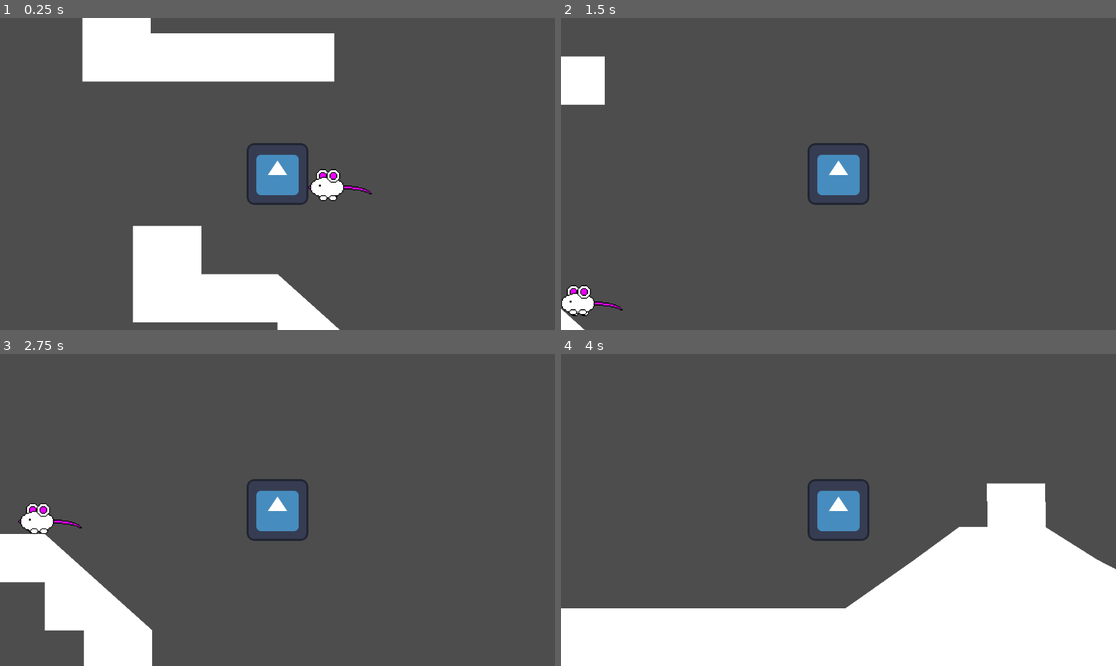
Above: before the commit, frames 1-4 (two rows, left to right).
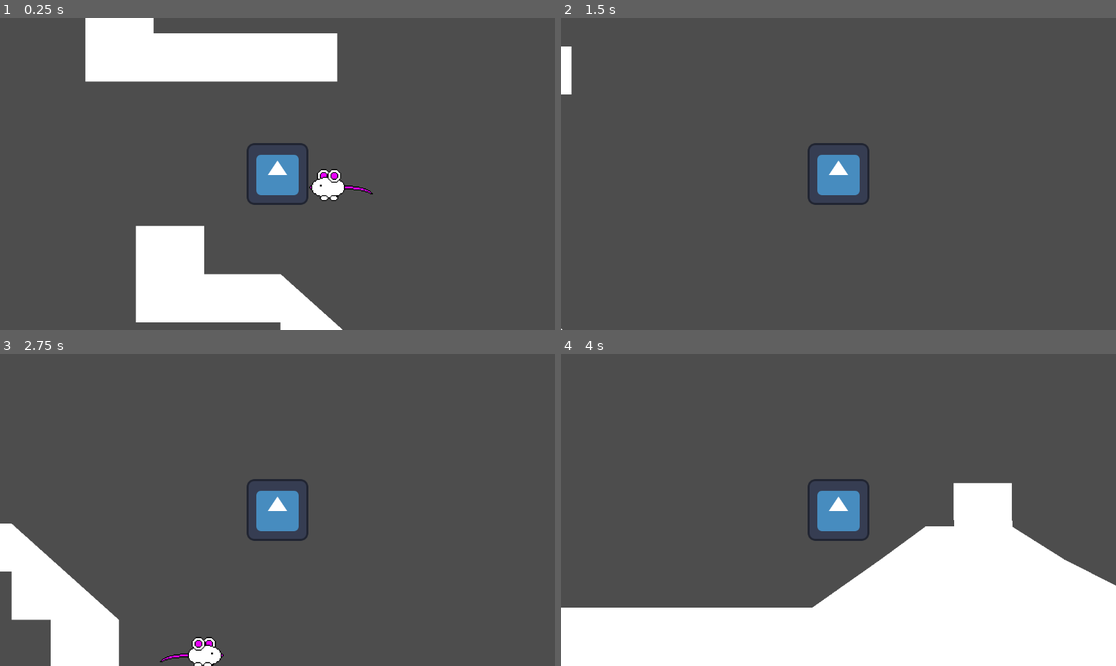
Above: after the commit, the same moments.

Repository: 2024-25-Allen-ISD-Computer-Science/2nd-period-isp-stuff-man
Game: Godot game, scene res://test.tscn
Two runs of this game, one before a commit and one after it. Both use one fixed random seed, a clock stepped at 60 frames per second and the inputs below. The engine's default icon, where the game draws it, is replaced by a stand-in: a white triangle on a blue panel in a dark square.
Inputs:
- Up to frame 1 (0.25 s): no input
- Up to frame 2 (1.5 s): hold Right (ui_right) from 0.53 s (still down); tap Up (ui_up) at 0.77 s
- Up to frame 3 (2.75 s): tap Up (ui_up) at 1.52 s; tap Enter at 2 s; release Right (ui_right) at 2.03 s; hold Left (ui_left) from 2.03 s (still down)
- Up to frame 4 (4 s): release Left (ui_left) at 2.78 s; hold Right (ui_right) from 2.78 s (still down); tap Up (ui_up) at 3.02, 3.77 s

The runs differ from the first frame. In frame 1, 0.8% of the frame differs, in the area x 14-68%, y 0-100%; in frame 2, 1.7%; in frame 3, 4.6%, in the area x 0-41%, y 47-100%; in frame 4, 4.5%.
Error before the commit: Invalid access to property or key 'scale' on a base object of type 'null instance'. (res://mouse.gd:39)

Commit message:
Add files via upload

Diff:
--- a/stuff-man/mouse.gd
+++ b/stuff-man/mouse.gd
@@ -9,10 +9,10 @@
 @export var gravity: float = 800.0
 # Current movement direction
 var direction: int
-
+var frame: int = 0
 # References to the child nodes
 @onready var animated_sprite: AnimatedSprite2D = $AnimatedSprite2D
-@onready var collision_polygon: CollisionPolygon2D = $CollisionPolygon2D
+@onready var collision_polygon: CollisionPolygon2D = $CollisionPolygon2D0
 
 func _ready():
 	# Set the starting direction
@@ -29,6 +29,18 @@
 
 	# Move the NPC while handling collisions
 	move_and_slide()
+	if frame < 3:
+		frame = frame + 1
+	else:
+		frame = 0
+	if frame == 0:
+		collision_polygon = $CollisionPolygon2D0
+	elif frame == 1:
+		collision_polygon = $CollisionPolygon2D1
+	elif frame == 2:
+		collision_polygon = $CollisionPolygon2D2
+	elif frame == 3:
+		collision_polygon = $CollisionPolygon2D3
 
 	# Flip sprite and collision polygon based on direction
 	if direction > 0:
--- a/stuff-man/mouse.tscn
+++ b/stuff-man/mouse.tscn
@@ -90,12 +90,15 @@
 polygon = PackedVector2Array(-21, -15, -21, -14, -22, -14, -22, -13, -23, -13, -23, -12, -24, -12, -24, -11, -25, -11,  …(922 unchanged characters)…
 
 [node name="CollisionPolygon2D1" type="CollisionPolygon2D" parent="."]
+visible = false
 polygon = PackedVector2Array(-21, -16, -15, -16, -15, -15, -14, -15, -14, -14, -13, -14, -13, -13, -12, -13, -12, -14,  …(973 unchanged characters)…
 
 [node name="CollisionPolygon2D2" type="CollisionPolygon2D" parent="."]
+visible = false
 polygon = PackedVector2Array(-21, -17, -21, -16, -22, -16, -22, -15, -23, -15, -23, -14, -24, -14, -24, -13, -25, -13,  …(1007 unchanged characters)…
 
 [node name="CollisionPolygon2D3" type="CollisionPolygon2D" parent="."]
+visible = false
 polygon = PackedVector2Array(-21, -16, -21, -15, -22, -15, -22, -14, -23, -14, -23, -13, -24, -13, -24, -12, -25, -12,  …(973 unchanged characters)…
 
 [node name="AnimatedSprite2D" type="AnimatedSprite2D" parent="."]
--- a/stuff-man/stuff_man.gd
+++ b/stuff-man/stuff_man.gd
@@ -40,6 +40,8 @@
 		else:
 			jumped_on_ground = true
 		velocity.y = -jump_force
+	if is_on_wall():
+		current_jumps = 0
 	# Move the character
 	move_and_slide()
 
--- a/stuff-man/test.tscn
+++ b/stuff-man/test.tscn
@@ -10,106 +10,133 @@
 metadata/_edit_vertical_guides_ = [3266.0]
 
 [node name="CharacterBody2D" type="CharacterBody2D" parent="." groups=["player"]]
-position = Vector2(775, 339)
+position = Vector2(769, 331)
 script = ExtResource("2_ko6l7")
 animation_scene = ExtResource("2_yh78i")
 
 [node name="Stuff Man" type="Sprite2D" parent="CharacterBody2D"]
 texture_filter = 1
+position = Vector2(-6, 0.0993652)
 texture = ExtResource("1_5qpco")
 
 [node name="CollisionShape2D" type="CollisionPolygon2D" parent="CharacterBody2D"]
-polygon = PackedVector2Array(64, 49.0878, 63, 53, 62, 56, 56, 62, 53, 63, 48, 64, -64, 65, -64, -64, 49, -64, 54, -63, 56, -62, 62, -56, 63, -54, 64, -50)
+position = Vector2(-6, 0.0993652)
+polygon = PackedVector2Array(64, 63.9006, -64, 63.9006, -64, -64, 64, -64.0994)
 one_way_collision_margin = 0.0
 
 [node name="Camera2D" type="Camera2D" parent="CharacterBody2D"]
+position = Vector2(-6, 0.0993652)
 
 [node name="Polygon2Da1" type="Polygon2D" parent="."]
-position = Vector2(221, 300)
+position = Vector2(215, 292)
 polygon = PackedVector2Array(254, 200, 254, 400, 554, 400, 554, 500, 777, 500, 554, 300, 396, 300, 396, 200)
+metadata/_edit_lock_ = true
 
 [node name="StaticBody2D" type="StaticBody2D" parent="Polygon2Da1"]
-position = Vector2(523, 399)
+position = Vector2(523, 399.099)
 
 [node name="CollisionPolygon2D" type="CollisionPolygon2D" parent="Polygon2Da1/StaticBody2D"]
-position = Vector2(-2.99997, 0.99998)
+position = Vector2(-2.99997, 0.900615)
 scale = Vector2(1.00347, 1.0175)
 polygon = PackedVector2Array(33.8824, -98.2801, 256.111, 98.2801, 114.602, 98.2801, 33.8824, 98.2802, 33.8824, 0, -265.08, 0, -265.08, -196.56, -123.571, -196.56, -123.571, -98.2801)
 metadata/_edit_lock_ = true
 
 [node name="Polygon2Db1" type="Polygon2D" parent="."]
-position = Vector2(0, 5)
-polygon = PackedVector2Array(475, 1220, 4070, 1220, 4070, 1980, 475, 1980)
+position = Vector2(0, -3)
+polygon = PackedVector2Array(475, 1220, 3523, 1220, 3651, 1096, 4070, 1096, 4070, 1220, 4070, 1980, 475, 1980)
 metadata/_edit_lock_ = true
 
 [node name="StaticBody2D" type="StaticBody2D" parent="Polygon2Db1"]
-position = Vector2(3, 0)
+position = Vector2(-3, 0.0993652)
 
 [node name="CollisionPolygon2D" type="CollisionPolygon2D" parent="Polygon2Db1/StaticBody2D"]
-polygon = PackedVector2Array(472, 1220, 4067, 1220, 4067, 1980, 472, 1980)
+position = Vector2(6, -0.0993652)
+polygon = PackedVector2Array(472, 1220, 3520, 1220, 3648, 1096, 4067, 1096, 4067, 1980, 472, 1980)
 metadata/_edit_lock_ = true
 
 [node name="Polygon2Da2a1" type="Polygon2D" parent="."]
-position = Vector2(116, -200)
+position = Vector2(110, -208)
 polygon = PackedVector2Array(254, 200, 254, 400, 777, 400, 777, 300, 396, 300, 396, 200)
+metadata/_edit_lock_ = true
 
 [node name="StaticBody2D" type="StaticBody2D" parent="Polygon2Da2a1"]
-position = Vector2(523, 399)
+position = Vector2(523, 399.099)
 
 [node name="CollisionPolygon2D" type="CollisionPolygon2D" parent="Polygon2Da2a1/StaticBody2D"]
-position = Vector2(-2.99997, 0.99998)
+position = Vector2(-2.99997, 0.90063)
 scale = Vector2(1.00347, 1.0175)
 polygon = PackedVector2Array(256.111, -98.2801, 256.111, 0, -265.08, 0, -265.08, -196.56, -123.571, -196.56, -123.571, -98.2801)
 metadata/_edit_lock_ = true
 
 [node name="Polygon2Da2" type="Polygon2D" parent="."]
-position = Vector2(602, 600)
+position = Vector2(596, 592)
 polygon = PackedVector2Array(254, 200, 254, 400, 554, 400, 554, 500, 777, 500, 554, 300, 396, 300, 396, 200)
+metadata/_edit_lock_ = true
 
 [node name="StaticBody2D" type="StaticBody2D" parent="Polygon2Da2"]
-position = Vector2(523, 399)
+position = Vector2(523, 399.099)
 
 [node name="CollisionPolygon2D" type="CollisionPolygon2D" parent="Polygon2Da2/StaticBody2D"]
-position = Vector2(-2.99997, 0.99998)
+position = Vector2(-2.99997, 0.900615)
 scale = Vector2(1.00347, 1.0175)
 polygon = PackedVector2Array(33.8824, -98.2801, 256.111, 98.2801, 114.602, 98.2801, 33.8824, 98.2802, 33.8824, 0, -265.08, 0, -265.08, -196.56, -123.571, -196.56, -123.571, -98.2801)
 metadata/_edit_lock_ = true
 
 [node name="Polygon2Da3" type="Polygon2D" parent="."]
-position = Vector2(983, 900)
+position = Vector2(977, 892)
 polygon = PackedVector2Array(254, 200, 254, 400, 554, 400, 554, 500, 777, 500, 554, 300, 396, 300, 396, 200)
+metadata/_edit_lock_ = true
 
 [node name="StaticBody2D" type="StaticBody2D" parent="Polygon2Da3"]
-position = Vector2(523, 399)
+position = Vector2(523, 399.099)
 
 [node name="CollisionPolygon2D" type="CollisionPolygon2D" parent="Polygon2Da3/StaticBody2D"]
-position = Vector2(-2.99997, 0.99998)
+position = Vector2(-2.99997, 0.900615)
 scale = Vector2(1.00347, 1.0175)
 polygon = PackedVector2Array(33.8824, -98.2801, 256.111, 98.2801, 114.602, 98.2801, 33.8824, 98.28, 33.8824, 0, -265.08, 0, -265.08, -196.56, -123.571, -196.56, -123.571, -98.2801)
 metadata/_edit_lock_ = true
 
 [node name="Polygon2D" type="Polygon2D" parent="."]
-position = Vector2(-1166, 310)
+position = Vector2(-1172, 302)
 polygon = PackedVector2Array(1162, 381, 1004, 381, 1096, 581, 2147, 1281)
+metadata/_edit_lock_ = true
 
 [node name="StaticBody2D" type="StaticBody2D" parent="Polygon2D"]
+position = Vector2(0, 0.0993652)
 
 [node name="CollisionPolygon2D" type="CollisionPolygon2D" parent="Polygon2D/StaticBody2D"]
-polygon = PackedVector2Array(1004, 381, 1096, 581, 2147, 1281, 1163, 381)
+position = Vector2(0, -0.0993652)
+polygon = PackedVector2Array(1004, 381, 1096, 581, 2147, 1281, 1162, 381)
+
+[node name="t-r-s" type="Polygon2D" parent="."]
+position = Vector2(1933, 817)
+polygon = PackedVector2Array(254, 400, 974, 400, 777, 300, 669, 232, 668, 141, 547, 141, 548, 231, 490, 231, 396, 300)
 metadata/_edit_lock_ = true
 
-[node name="t-r-s" type="Polygon2D" parent="."]
-position = Vector2(1939, 825)
-polygon = PackedVector2Array(254, 400, 974, 400, 777, 300, 669, 232, 668, 141, 547, 141, 548, 231, 490, 231, 396, 300)
-
 [node name="StaticBody2D" type="StaticBody2D" parent="t-r-s"]
-position = Vector2(523, 399)
+position = Vector2(523, 399.099)
 
 [node name="t-r-s" type="CollisionPolygon2D" parent="t-r-s/StaticBody2D"]
 position = Vector2(-523, -399)
 polygon = PackedVector2Array(254, 400, 974, 400, 777, 300, 669, 232, 668, 141, 547, 141, 548, 231, 490, 231, 396, 300)
+metadata/_edit_lock_ = true
+
+[node name="Polygon2D2" type="Polygon2D" parent="."]
+position = Vector2(-2493, -1420)
+scale = Vector2(1.56833, 2.26244)
+polygon = PackedVector2Array(4451.87, 1113, 4451.87, 1886.01, 1950.48, 1886.01, 729.438, 1024.11, 584.698, 1102.35, 1950.48, 1996.96, 4913.51, 1996.96, 4912.87, 1113)
+
+[node name="StaticBody2D" type="StaticBody2D" parent="Polygon2D2"]
+position = Vector2(-3.82573, 0.0439194)
+
+[node name="CollisionPolygon2D" type="CollisionPolygon2D" parent="Polygon2D2/StaticBody2D"]
+position = Vector2(3.82573, -0.0439084)
+polygon = PackedVector2Array(4451.87, 1113.01, 4451.87, 1886.01, 1950.48, 1886.01, 730.076, 1023.67, 584.698, 1102.35, 1950.48, 1996.96, 4913.51, 1996.96, 4912.87, 1113.01)
+metadata/_edit_lock_ = true
 
 [node name="Mouse" parent="." instance=ExtResource("3_8q5fe")]
+position = Vector2(920, 382.099)
 metadata/enemy = true
 
 [node name="Switch" parent="." instance=ExtResource("5_m1pm7")]
+position = Vector2(-84, 619.099)
